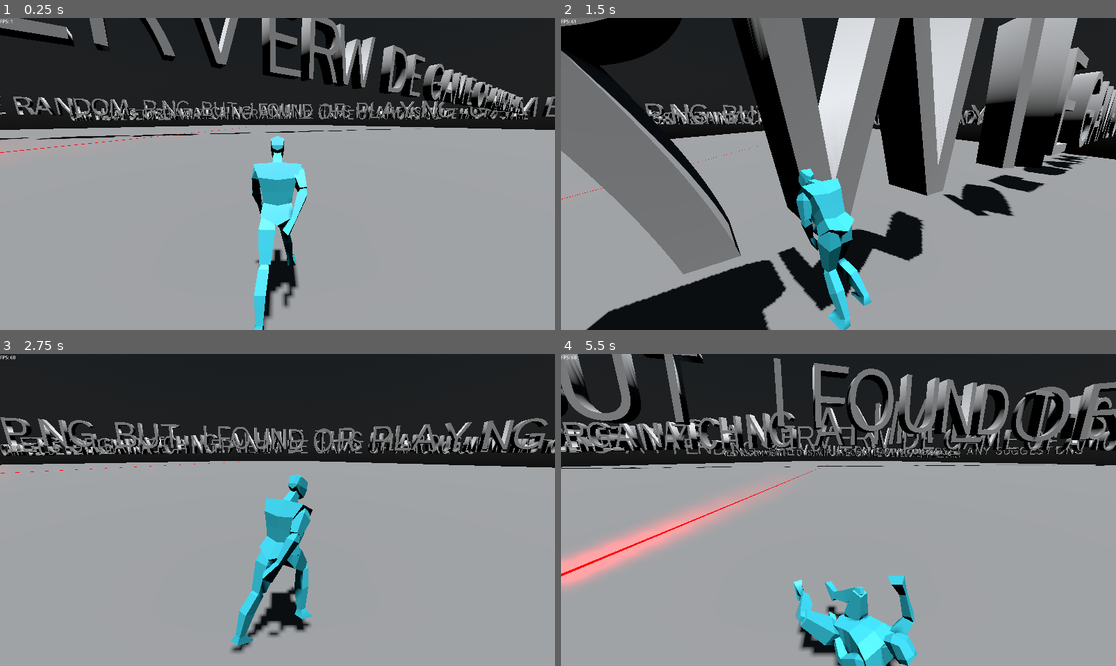
Above: before the commit, frames 1-4 (two rows, left to right).
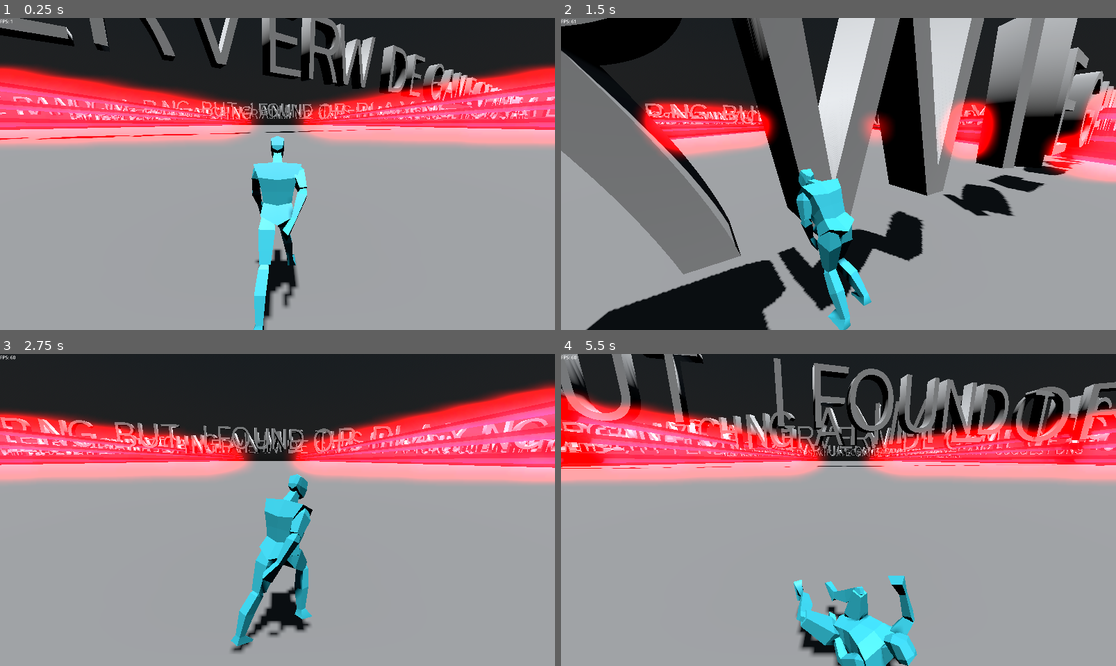
Above: after the commit, the same moments.

Repository: Togira123/Escape-the-Server
Game: Godot game, scene res://scenes/main.tscn
Same seed, same stepped clock (60 frames per second), same inputs: the game is played once before the commit and once after it.
Inputs:
- Up to frame 1 (0.25 s): no input
- Up to frame 2 (1.5 s): hold D (move_right) 0.53-1.28 s; tap Shift (roll) at 0.6, 1.35 s; tap Space (jump) at 0.77 s; hold A (move_left) from 1.28 s (still down)
- Up to frame 3 (2.75 s): tap Space (jump) at 1.52 s; release A (move_left) at 2.03 s; hold D (move_right) from 2.03 s (still down); tap Shift (roll) at 2.1 s
- Up to frame 4 (5.5 s): tap Shift (roll) every 0.75 s from 2.85 to 5.1 s; tap Space (jump) at 3.02, 3.77, 4.52 s; release D (move_right) at 3.53 s; hold A (move_left) from 3.53 s (still down)

The runs differ from the first frame. In frame 1, 18% of the frame differs, in the area x 0-100%, y 14-44%; in frame 2, 9.1%; in frame 3, 19%; in frame 4, 22%, in the area x 0-100%, y 11-76%.

Commit message:
finished lasers

Diff:
--- a/scenes/laser_pivot.tscn
+++ b/scenes/laser_pivot.tscn
@@ -27,7 +27,7 @@
 script = ExtResource("1_d06ci")
 
 [node name="Laser" type="RayCast3D" parent="."]
-transform = Transform3D(1, -6.97574e-16, -1.5246e-23, -1.5246e-23, -4.37114e-08, 1, -6.97574e-16, -1, -4.37114e-08, 0, 0, 0)
+transform = Transform3D(25, -1.74393e-14, -7.62298e-22, 0, -1.09278e-06, 25, -1.74393e-14, -25, -1.09278e-06, 0, 0, 0)
 target_position = Vector3(2.08165e-12, -650, 2.08165e-12)
 collision_mask = 16
 script = ExtResource("2_u11oo")
--- a/scenes/main.tscn
+++ b/scenes/main.tscn
@@ -3,10 +3,10 @@
 [ext_resource type="Script" path="res://scripts/level.gd" id="1_3nhe7"]
 [ext_resource type="PackedScene" uid="uid://btp5j8qud4l7o" path="res://scenes/ground.tscn" id="1_ueqbu"]
 [ext_resource type="Script" path="res://scripts/fps_counter.gd" id="4_kghnm"]
+[ext_resource type="Script" path="res://scenes/spawn_lasers.gd" id="4_n6f7b"]
 [ext_resource type="PackedScene" uid="uid://dtl5806gaehus" path="res://scenes/player.tscn" id="5_7gqat"]
 [ext_resource type="Script" path="res://scripts/player_camera.gd" id="5_ir8w6"]
 [ext_resource type="Script" path="res://scripts/constants.gd" id="6_uk641"]
-[ext_resource type="PackedScene" uid="uid://b8gqykwo5itxq" path="res://scenes/laser_pivot.tscn" id="7_7sp5n"]
 [ext_resource type="Script" path="res://scripts/main_light_source.gd" id="7_qb6x3"]
 
 [sub_resource type="PhysicalSkyMaterial" id="PhysicalSkyMaterial_px377"]
@@ -18,7 +18,7 @@
 background_mode = 2
 sky = SubResource("Sky_3o4bv")
 glow_enabled = true
-glow_intensity = 2.22
+glow_intensity = 5.0
 fog_mode = 1
 fog_density = 1.0
 fog_depth_curve = 0.176778
@@ -45,9 +45,7 @@
 modules = Array[PackedScene]([ExtResource("1_ueqbu")])
 
 [node name="Lasers" type="Node3D" parent="Level"]
-
-[node name="LaserPivot2" parent="Level/Lasers" instance=ExtResource("7_7sp5n")]
-transform = Transform3D(1, 0, 0, 0, 1, 0, 0, 0, 1, 20, 1, 2.08165e-12)
+script = ExtResource("4_n6f7b")
 
 [node name="Player" parent="." instance=ExtResource("5_7gqat")]
 
--- /dev/null
+++ b/scenes/spawn_lasers.gd
@@ -0,0 +1,37 @@
+extends Node3D
+
+const LASER_PIVOT = preload("res://scenes/laser_pivot.tscn")
+const X_OFFSET = 80
+const LASER_COUNT = [3, 4, 5]
+const LASER_SCALE = [41.67, 33.33, 25]
+#const LASER_COUNT = 3
+
+# Called when the node enters the scene tree for the first time.
+func _ready():
+	spawn_lasers(0)
+
+func spawn_lasers(stage: int):
+	var floor_offset = (3 + 0.25 * (2 - stage))
+	var space_between_lasers = (3 + (2 - stage))
+	for i in range(LASER_COUNT[stage]):
+		var inst = LASER_PIVOT.instantiate()
+		inst.position.y = floor_offset + space_between_lasers * i
+		inst.position.x = X_OFFSET
+		add_child(inst)
+		inst.scale_to(LASER_SCALE[stage])
+
+	for i in range(LASER_COUNT[stage]):
+		var inst = LASER_PIVOT.instantiate()
+		inst.position.y = floor_offset + space_between_lasers * i
+		inst.position.x = -X_OFFSET
+		add_child(inst)
+		inst.scale_to(LASER_SCALE[stage])
+
+func remove_children():
+	for n in get_children():
+		remove_child(n)
+		n.queue_free()
+
+# Called every frame. 'delta' is the elapsed time since the previous frame.
+func _process(delta):
+	pass
--- a/scripts/laser_pivot.gd
+++ b/scripts/laser_pivot.gd
@@ -2,8 +2,14 @@
 
 @onready var player = $"../../../Player"
 
-
+@onready var laser = $Laser
+@onready var box_target = $BoxTarget
 
 # Called every frame. 'delta' is the elapsed time since the previous frame.
 func _process(delta):
 	position.z = player.position.z - 20
+
+func scale_to(scale: float):
+	var scale_vec = Vector3(scale, scale, scale)
+	laser.scale = scale_vec
+	box_target.scale = scale_vec
